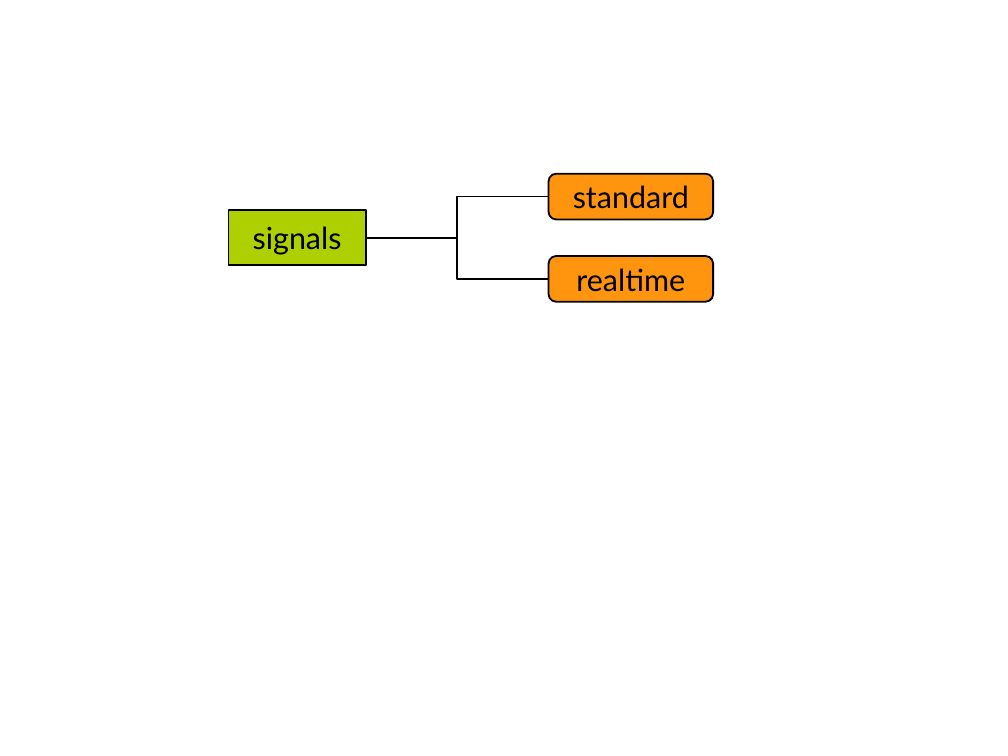
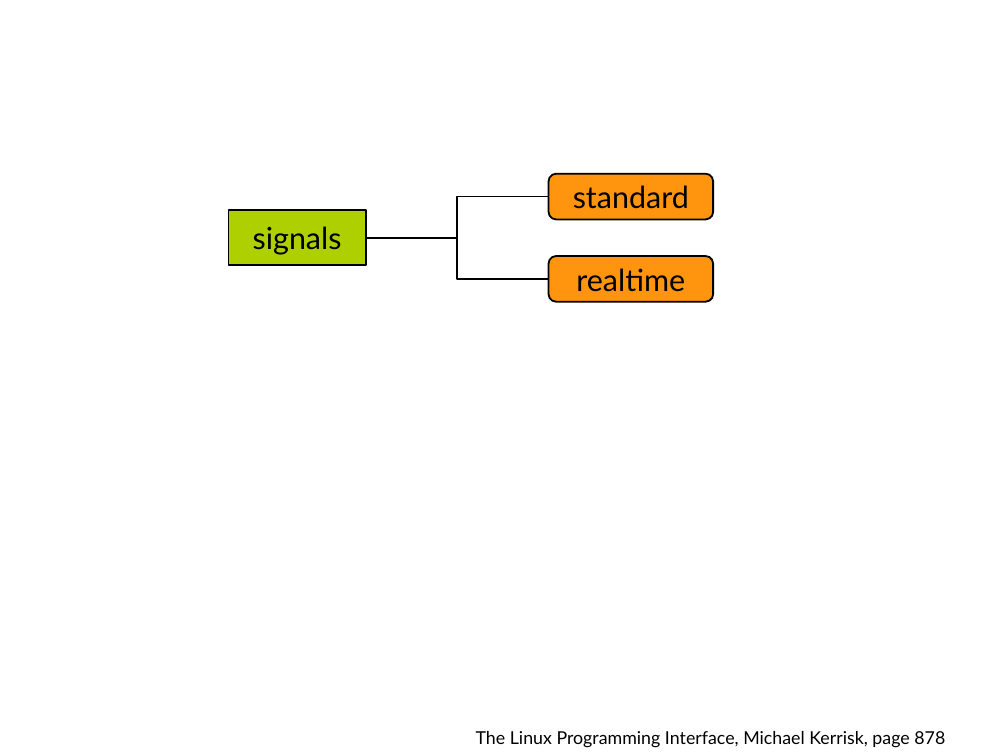
Before and after one commit to gregkh/presentation-kdbus, a slide deck: slide 4 of kdbus.odp. Drawn at 1008x756 pixels with LibreOffice and Linux fonts; fonts in the diff are those of the drawing. Boxes give left, top, right and bottom in pixels: in the first picture for what was removed or moved away, otherwise in the second. Text is boxed around its words. In the diff, an @@ line names an element or a change of style, - is before the commit and + after.

```diff
--- a/kdbus.odp
+++ b/kdbus.odp
@@ text added at box(476, 731, 945, 748), 14 pt, text #000000 @@
+The Linux Programming Interface, Michael Kerrisk, page 878
```
Also in this commit, not shown: 7 other slides changed, 2 slides removed.
